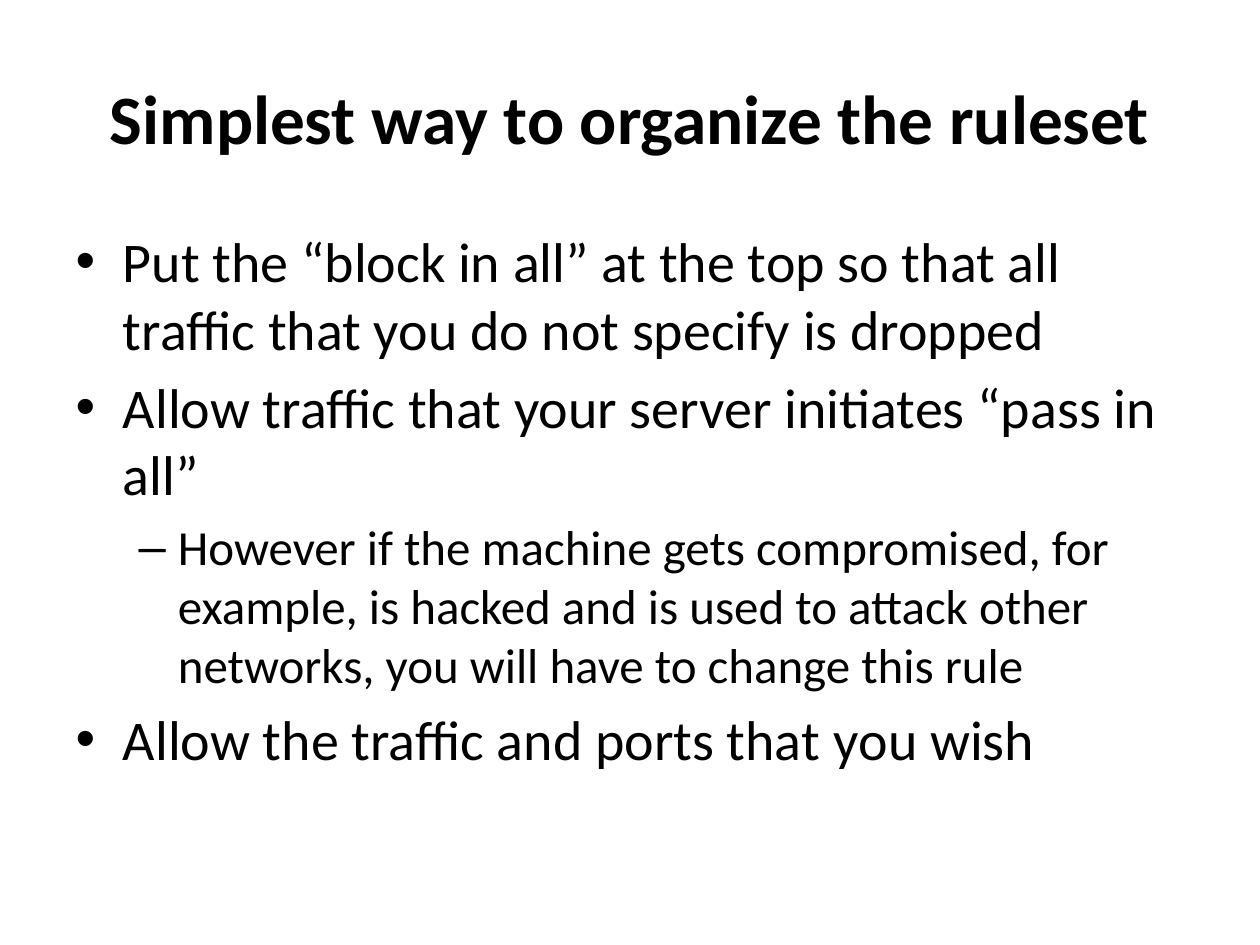
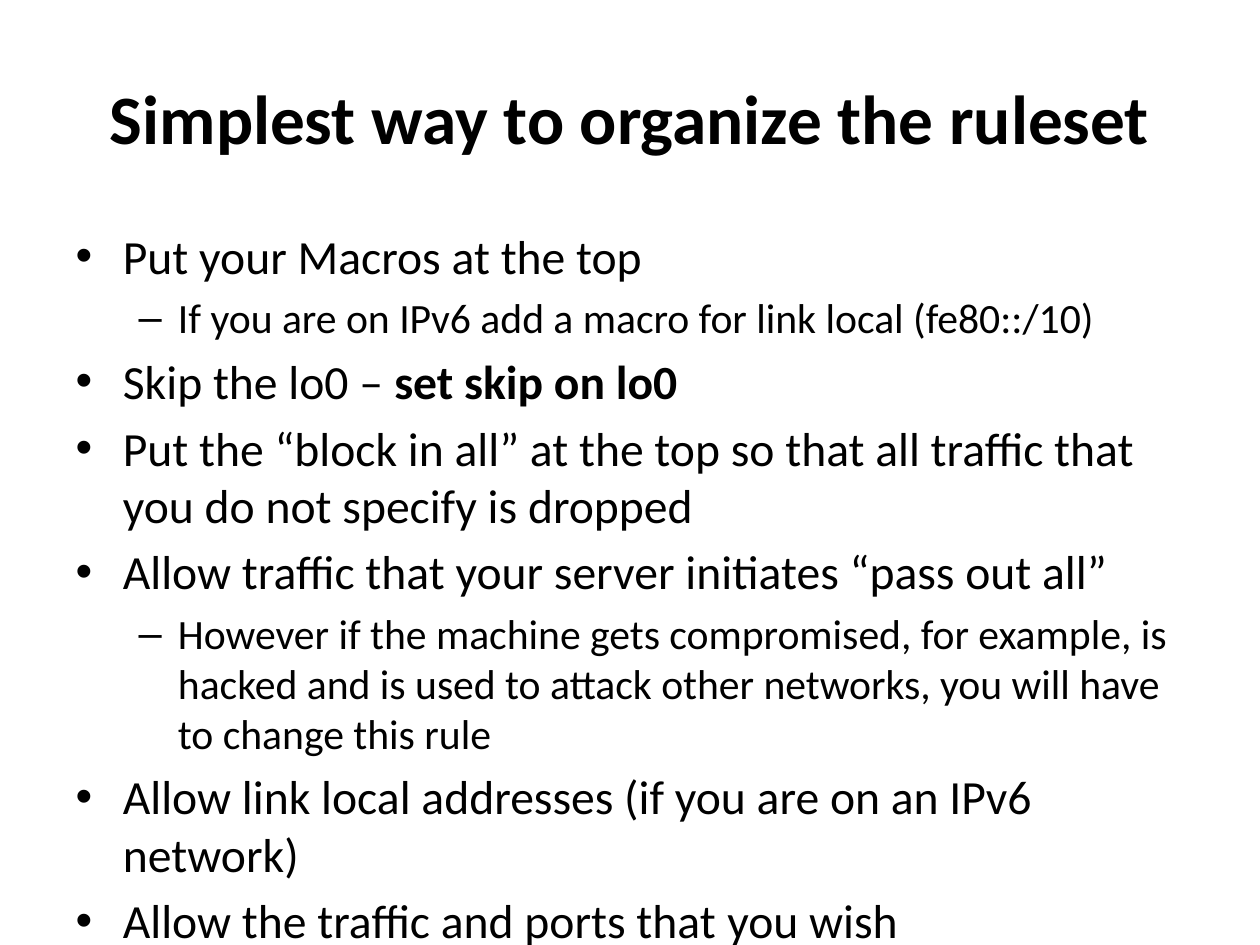
Before and after one commit to afnog/sse, a slide deck: slide 30 of firewalls/Firewalling in FreeBSD-v1.pptx. Drawn at 1260x945 pixels with LibreOffice and Linux fonts; fonts in the diff are those of the drawing. Boxes give left, top, right and bottom in pixels: in the first picture for what was removed or moved away, otherwise in the second. Text is boxed around its words. In the diff, an @@ line names an element or a change of style, - is before the commit and + after.

Commit message:
/ ‘firewalls/Firewalling in FreeBSD-v1.pptx’ + ‘firewalls/FreeBSD-firewalls.pdf’ / ‘firewalls/firewall-exercise-2.txt’

```diff
--- a/firewalls/Firewalling in FreeBSD-v1.pptx
+++ b/firewalls/Firewalling in FreeBSD-v1.pptx
@@ text at <box>123,241,1093,407</box>: paragraphs added @@
+• Put your Macros at the top
+  – If you are on IPv6 add a macro for link local (fe80::/10)
+• Skip the lo0 – set skip on lo0
@@ text at <box>123,431,1167,756</box>: size 32 to 27.2 pt in "Put the “block in all” at the ...", "Allow the traffic and ports that you ..."; size 28 to 23.8 pt in "However if the machine gets compromised, for ..." @@
@@ text at <box>123,554,1107,597</box>: text changed; size 32 to 27.2 pt @@
-• Allow traffic that your server initiates “pass in all”
+• Allow traffic that your server initiates “pass out all”
@@ text at <box>123,779,1031,822</box>: paragraph added @@
+• Allow link local addresses (if you are on an IPv6 network)
```
Also in this commit, not shown: 2 other files.
